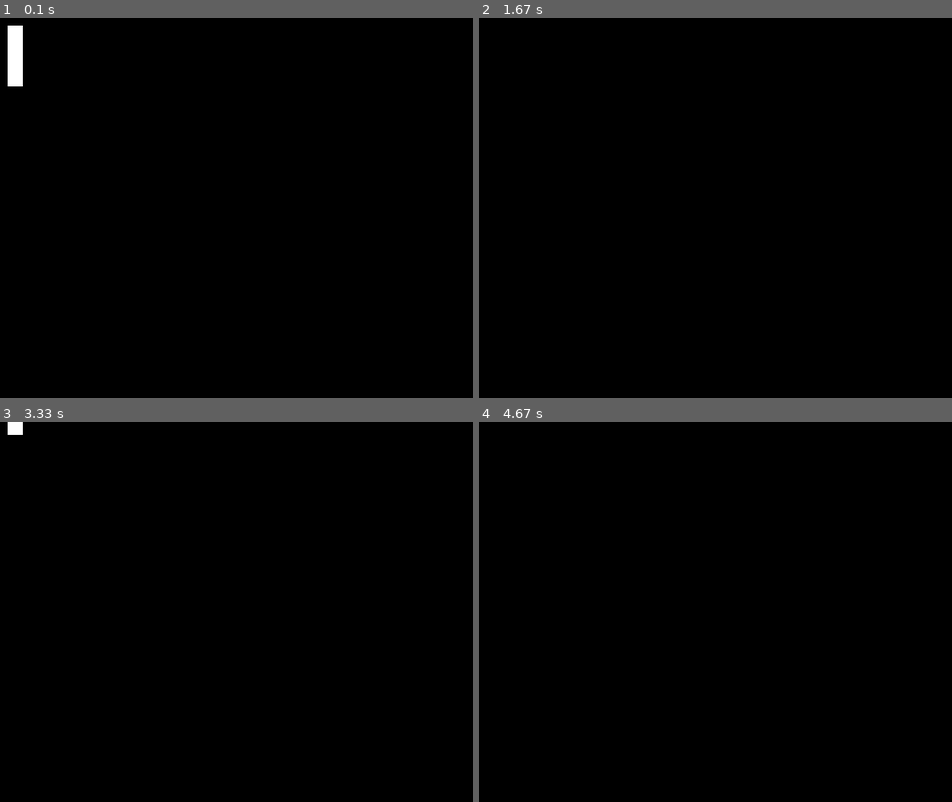
Above: before the commit, frames 1-4 (two rows, left to right).
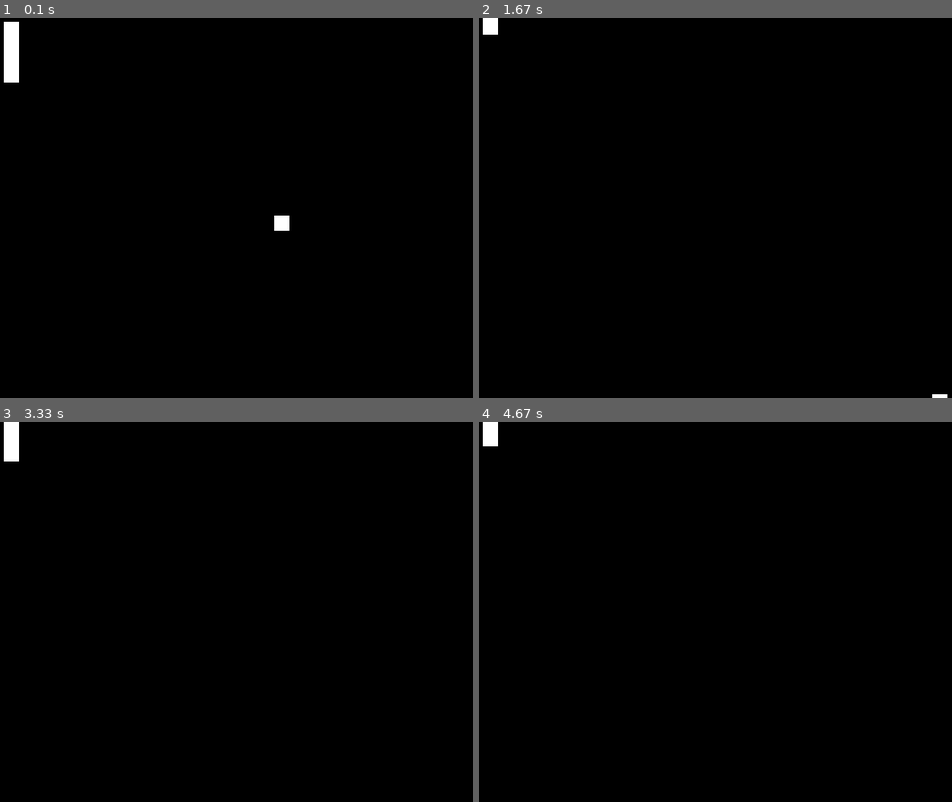
Above: after the commit, the same moments.

Repository: IsaelGabriel/pygame-simple-projects
Game: pygame game, started from pong/main.py
Two runs of this game, one before a commit and one after it. Both use one fixed random seed, a clock stepped at 60 frames per second and the inputs below.
Inputs:
- Up to frame 1 (0.1 s): no input
- Up to frame 2 (1.67 s): hold Up 0.33-0.8 s; hold Down 0.83-1.13 s; hold Up 1.17-1.53 s; hold Down from 1.57 s (still down)
- Up to frame 3 (3.33 s): release Down at 1.93 s; hold Up 1.97-2.27 s; hold Down 2.3-2.6 s; hold Up 2.63-3 s; hold Down from 3.03 s (still down)
- Up to frame 4 (4.67 s): release Down at 3.4 s; hold Up 3.43-3.73 s; hold Down 3.77-4.07 s; hold Up 4.1-4.47 s; hold Down from 4.5 s (still down)

The runs differ from the first frame. In frame 1, 0.4% of the frame differs, in the area x 0-62%, y 1-56%; in frame 2, 0.2%; in frame 3, 0.3%; in frame 4, 0.2%.

Commit message:
added ball movement

Diff:
--- a/pong/main.py
+++ b/pong/main.py
@@ -1,13 +1,17 @@
 import pygame as pg
 from pygame.math import Vector2
 
-display_size: Vector2 = Vector2(70,50)
-display_scale: int = 10
+display_size: Vector2 = Vector2(140,100)
+display_scale: int = 5
 
-bracket_size = Vector2(2,8)
-bracket_speed = 20
-bracket_color = "#FFFFFF"
+bracket_size: Vector2 = Vector2(4,16)
+bracket_speed: int = 40
+bracket_color: str = "#FFFFFF"
 
+ball_start_position: Vector2 = display_size / 2
+ball_size: Vector2 = Vector2(4, 4)
+ball_speed: int = 30
+ball_color: str = "#FFFFFF"
 
 display = pg.display.set_mode(display_size * display_scale)
 
@@ -49,13 +53,14 @@
 
 
 class Ball:
-    def __init__(self, position: Vector2, size: Vector2, speed: int):
+    def __init__(self):
         global display_scale
+        global ball_size
+        global ball_start_position
 
-        self._rect = pg.Rect(position, size)
-        self._drawable_rect = pg.Rect(position * display_scale, size * display_scale)
+        self._rect = pg.Rect(ball_start_position, ball_size)
+        self._drawable_rect = pg.Rect(ball_start_position * display_scale, ball_size * display_scale)
         self._direction = Vector2(1,1)
-        self._speed = 15
 
     @property
     def position(self):
@@ -68,8 +73,15 @@
         self._rect.topleft = new_position
         self._drawable_rect.topleft = new_position * display_scale
 
-    def update_ball(self, delta_time: float):
-        self.position = self._direction * self._speed * delta_time
+    def update(self, delta_time: float):
+        global ball_speed
+        self.position += self._direction * ball_speed * delta_time
+
+    def render(self):
+        global display
+        global ball_color
+
+        pg.draw.rect(display, ball_color, self._drawable_rect)
 
     def collided(self, bracket: Bracket) -> bool:
         return self._rect.colliderect(Bracket.hitbox)
@@ -79,8 +91,9 @@
 exit = False
 
 player_bracket = Bracket(Vector2(1,1))
+ball = Ball()
 
-objects = [player_bracket]
+objects = [player_bracket, ball]
 
 while not exit:
     delta_time = clock.tick(30)/1000
@@ -98,6 +111,8 @@
     elif keys[pg.K_DOWN] and not keys[pg.K_UP]:
         player_bracket.y += bracket_speed * delta_time
 
+    ball.update(delta_time)
+
     # render
 
     display.fill((0,0,0))
